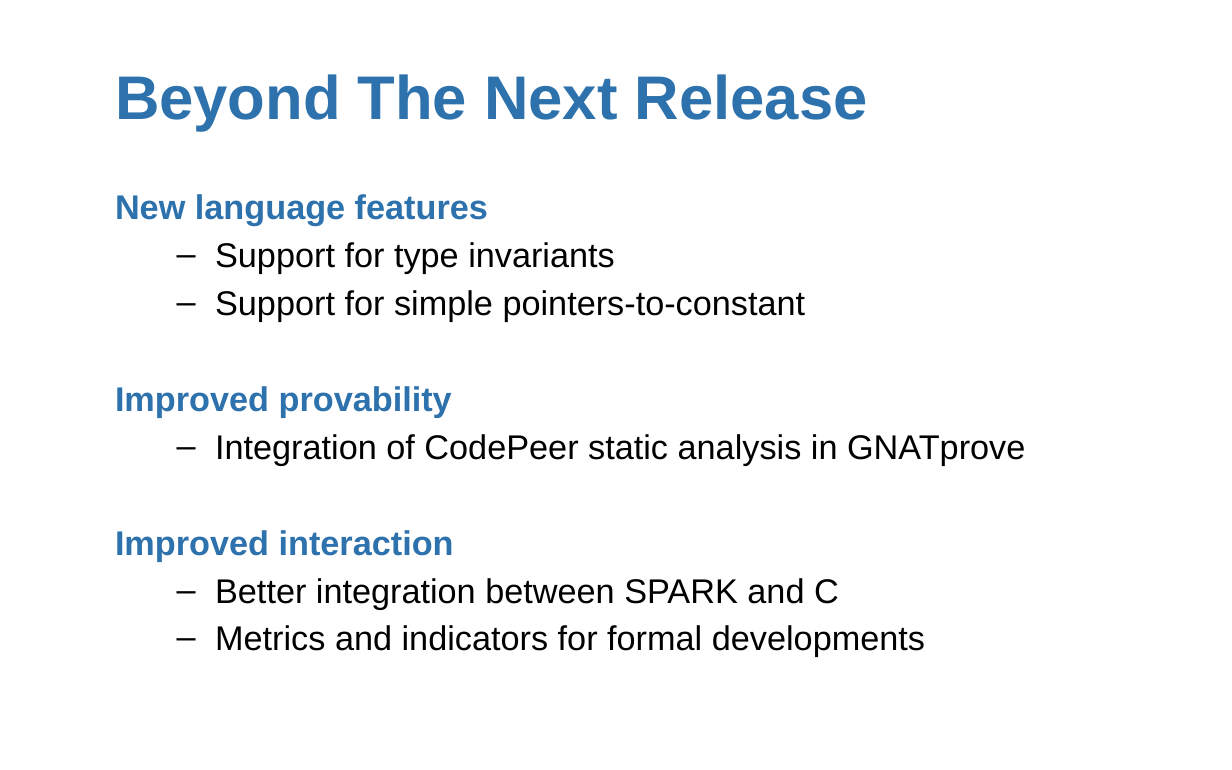
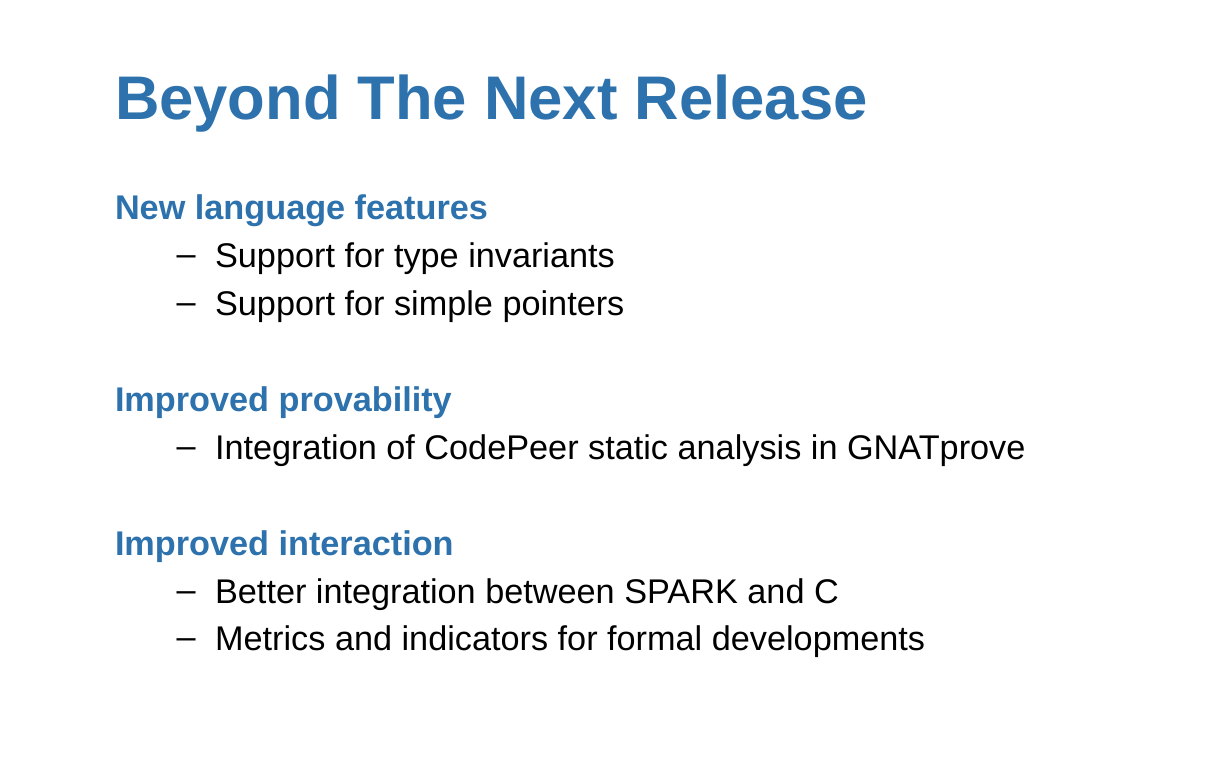
Before and after one commit to AdaCore/spark2014, a slide deck: slide 23 of slides/AdaCore_Tech_Days_2015/AdaCore Tech Days SPARK 2014.pptx. Drawn at 1232x770 pixels with LibreOffice and Linux fonts; fonts in the diff are those of the drawing; background and template pictures are left out. Boxes give left, top, right and bottom in pixels: in the first picture for what was removed or moved away, otherwise in the second. Text is boxed around its words. In the diff, an @@ line names an element or a change of style, - is before the commit and + after.

Commit message:
O730-003 Steve's remark

```diff
--- a/slides/AdaCore_Tech_Days_2015/AdaCore Tech Days SPARK 2014.pptx
+++ b/slides/AdaCore_Tech_Days_2015/AdaCore Tech Days SPARK 2014.pptx
@@ text at (215, 290, 625, 321): text changed @@
-  – Support for simple pointers-to-constant
+  – Support for simple pointers
```
